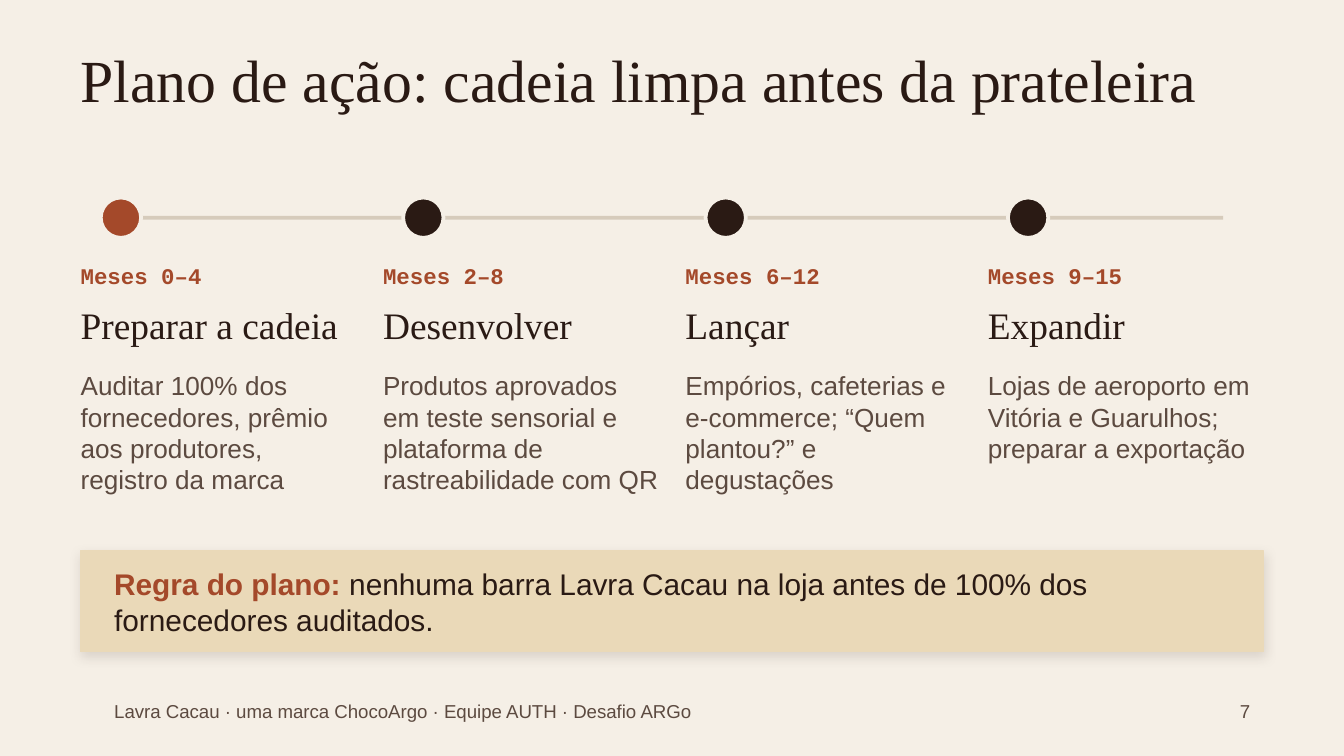
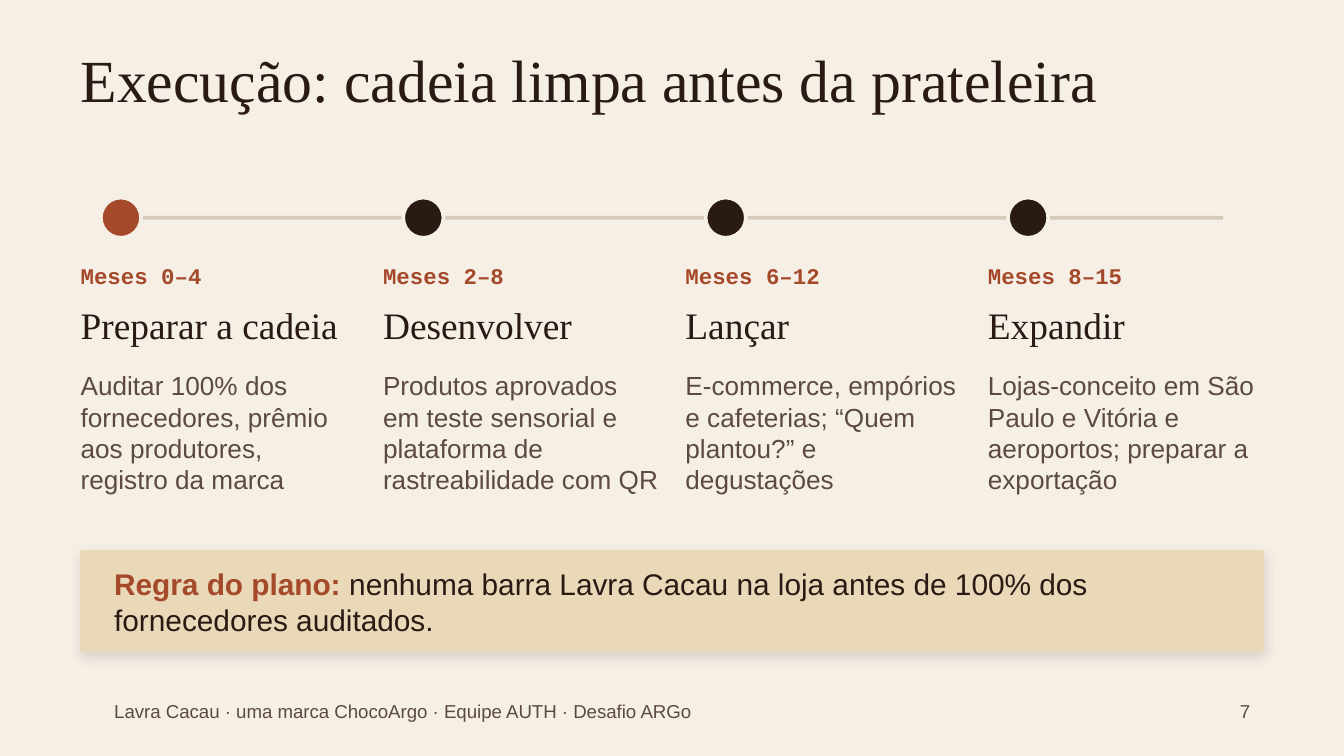
Before and after one commit to Equipe-Auth/auth-portfolio, a slide deck: slide 7 of lavra/Lavra-Cacau-Apresentacao-AUTH.pptx. Drawn at 1344x756 pixels with LibreOffice and Linux fonts; fonts in the diff are those of the drawing; background and template pictures are left out. Boxes give left, top, right and bottom in pixels: in the first picture for what was removed or moved away, otherwise in the second. Text is boxed around its words. In the diff, an @@ line names an element or a change of style, - is before the commit and + after.

```diff
--- a/lavra/Lavra-Cacau-Apresentacao-AUTH.pptx
+++ b/lavra/Lavra-Cacau-Apresentacao-AUTH.pptx
@@ title at <box>81,60,1096,114</box>: text changed @@
-Plano de ação: cadeia limpa antes da prateleira
+Execução: cadeia limpa antes da prateleira
@@ text at <box>988,269,1122,284</box>: text changed @@
-Meses 9–15
+Meses 8–15
@@ text at <box>685,376,956,495</box>: text changed @@
-Empórios, cafeterias e e-commerce; “Quem plantou?” e degustações
+E-commerce, empórios e cafeterias; “Quem plantou?” e degustações
@@ text at <box>988,376,1254,495</box>: text changed @@
-Lojas de aeroporto em Vitória e Guarulhos; preparar a exportação
+Lojas-conceito em São Paulo e Vitória e aeroportos; preparar a exportação
```
Also in this commit, not shown: 5 other slides changed, 2 other files.
